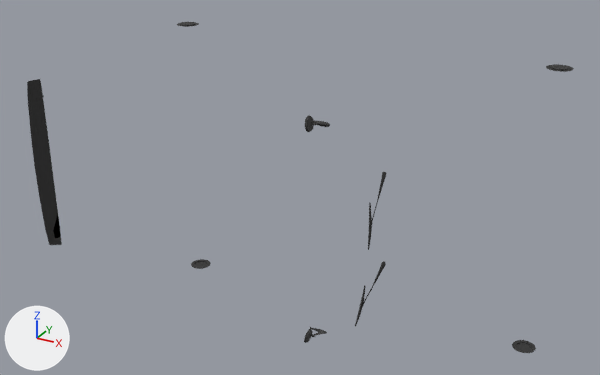
The glTF model public/models/charger/accessories.glb as it was, and as the next commit left it.
Both versions are drawn from a camera (50 mm lens) standing at (1.37, -3.03, 1.36) and looking at (-0.1, -0.34, 0.02). Lighting does not change. The marker at lower left points along +X, +Y and +Z. The older version comes first. Where no turn or scale is listed for an object, it has been applied to the vertices. Vertices at exactly the same position are counted once.

Objects in the first picture: 'accessories'.
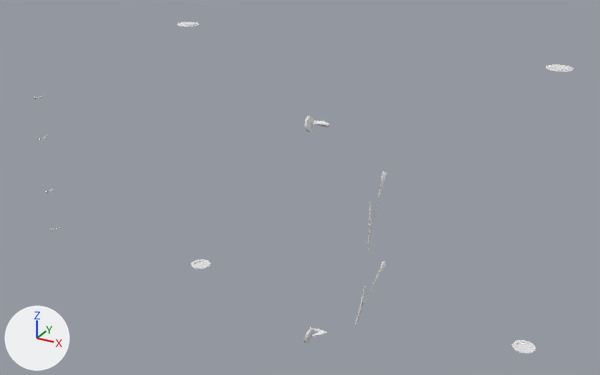
The newer file is also turned or shifted as a whole; pictures and numbers use the older file's frame.

The change in detail:
me_truck_013 is used by ob_accessories; location (0.209, -0.467, 0.011).
me_truck_013 had 887 vertices, 1507 faces and spanned x -1.44..0.64, y -0.24..0.39, z -0.59..0.57.
me_truck_013 now has 867 vertices, 1451 faces and spans x -1.44..0.64, y -0.24..0.39, z -0.59..0.57.
Part 1, on me_truck_013:
20 vertices are removed from x -1.42..-1.38, y -0.19..-0.15, z -0.39..0.38.
56 faces are deleted.
me_truck_013 part 2: 1451 faces spanning x -1.42..0.64, y -0.24..0.39, z -0.59..0.57 switch from mat_chrome_001 (black #2e2e2e) to no material.

Location of each change, [x1, y1, x2, y2] in pixels of the pictures (600 x 375 px):
'accessories', reshaped: before [27, 22, 574, 353]; after [33, 22, 574, 353]
part 1 of me_truck_013, deleted (black): before [27, 79, 62, 245]
part 2 of me_truck_013, recoloured: before [43, 22, 574, 353]; after [33, 22, 574, 353]
